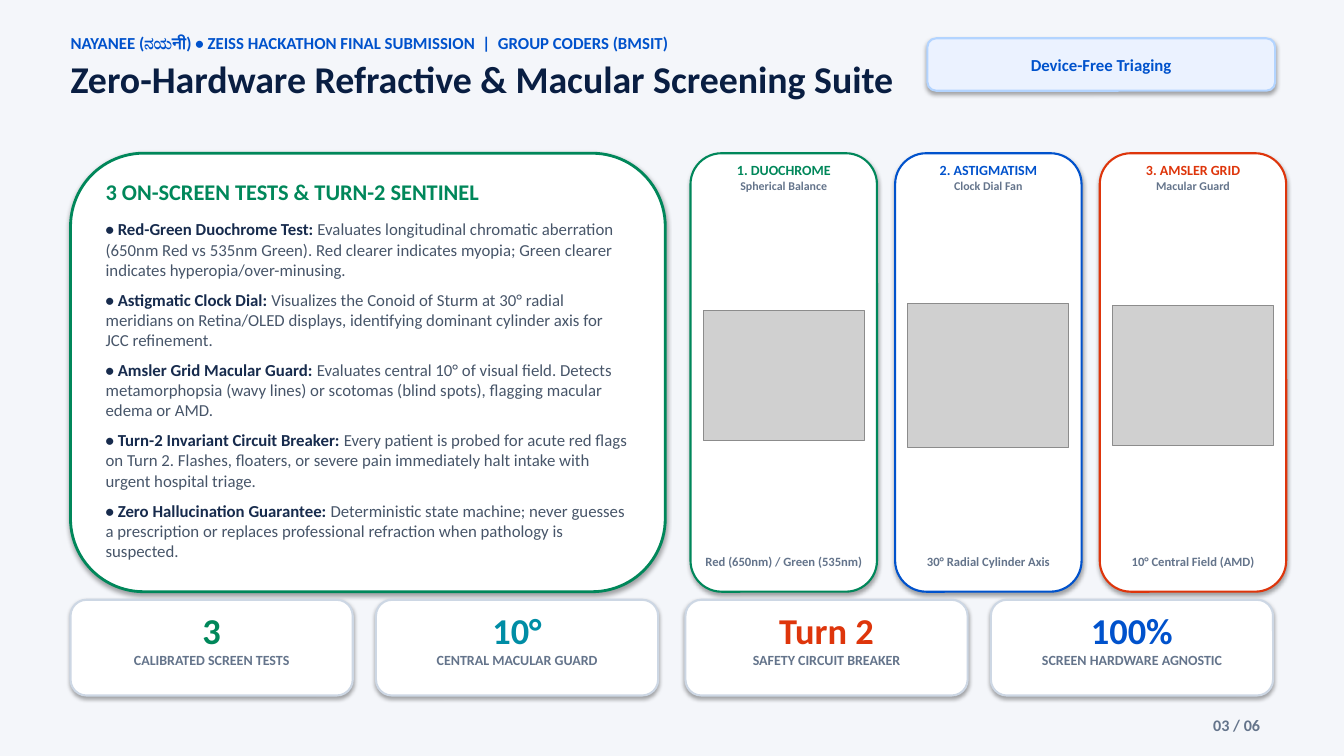
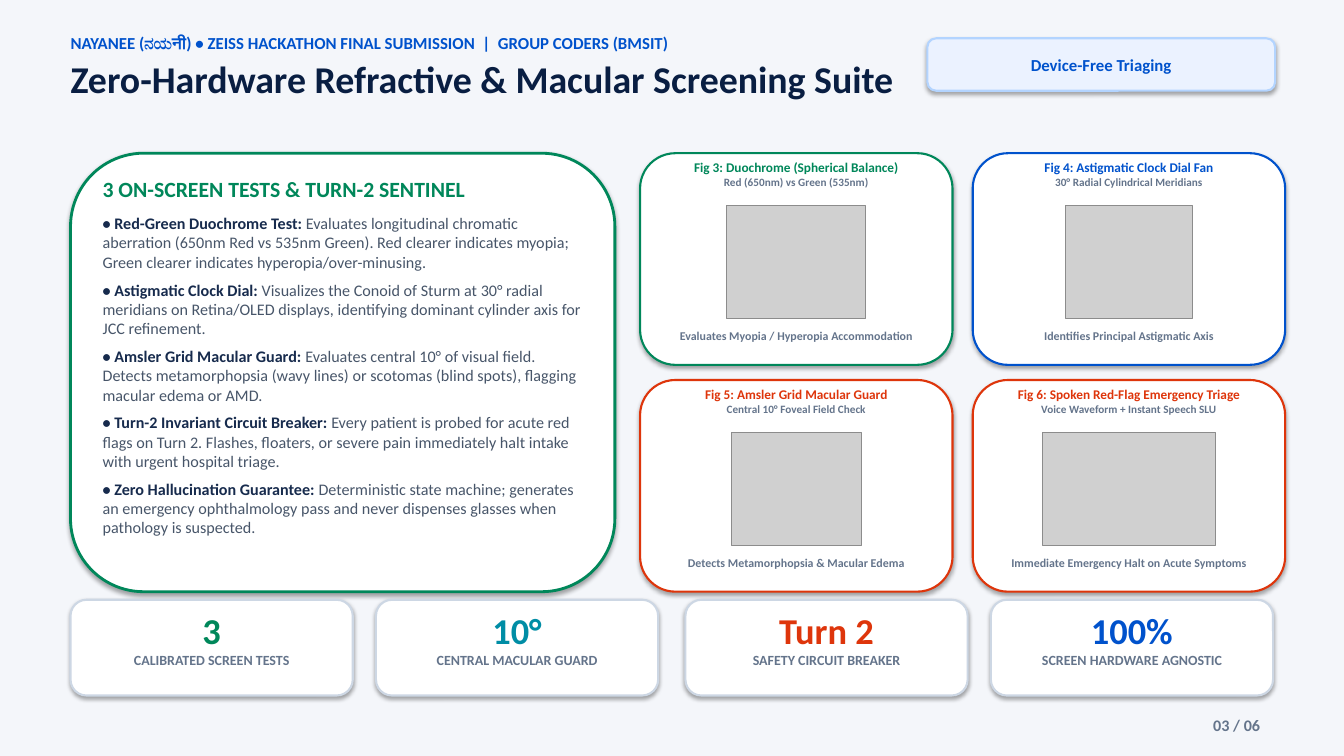
Before and after one commit to Satish8460/Nayanee, a slide deck: slide 3 of docs/Nayanee_Final_Presentation_Coders_6_Slides.pptx. Drawn at 1344x756 pixels with LibreOffice and Linux fonts; fonts in the diff are those of the drawing; grey boxes stand for pictures. Boxes give left, top, right and bottom in pixels: in the first picture for what was removed or moved away, otherwise in the second. Text is boxed around its words. In the diff, an @@ line names an element or a change of style, - is before the commit and + after.

Commit message:
feat(presentation): layout optimization with prominent figures Fig 1-8 and complete technical terminology

```diff
--- a/docs/Nayanee_Final_Presentation_Coders_6_Slides.pptx
+++ b/docs/Nayanee_Final_Presentation_Coders_6_Slides.pptx
@@ rounded rectangle: place and size @@
-rounded rectangle at (71, 153, 665, 592)
+rounded rectangle at (71, 153, 615, 592)
@@ rounded rectangle: place and size @@
-rounded rectangle at (691, 153, 877, 592)
+rounded rectangle at (640, 153, 953, 365)
@@ text at (694, 162, 898, 188): text changed; size 8.5 to 9.5 pt; text colour #64748B to #00875A @@
-1. DUOCHROME
-Spherical Balance
+Fig 3: Duochrome (Spherical Balance)
+Red (650nm) vs Green (535nm)
@@ rounded rectangle removed at (895, 153, 1082, 592) @@
@@ text removed at (940, 166, 1037, 190) @@
-2. ASTIGMATISM
-Clock Dial Fan
@@ rounded rectangle added at (973, 153, 1286, 365), fill #FFFFFF, outline #0052CC 1.5 pt @@
@@ text added at (1044, 162, 1213, 188), 8 pt, text #64748B, bold @@
+Fig 4: Astigmatic Clock Dial Fan
+30° Radial Cylindrical Meridians
@@ text removed at (1146, 166, 1240, 190) @@
-3. AMSLER GRID
-Macular Guard
@@ picture: place and size @@
-picture at (703, 311, 864, 442)
+picture at (727, 206, 866, 319)
@@ picture: place and size @@
-picture at (908, 303, 1070, 448)
+picture at (1066, 206, 1192, 319)
@@ text at (103, 284, 581, 470): size 16 to 15.5 pt in "3 ON-SCREEN TESTS & TURN-2 SENTINEL"; size 12 to 11.5 pt in "• Red-Green Duochrome Test: Evaluates longitudinal chromatic ...", "• Astigmatic Clock Dial: Visualizes the Conoid ...", "• Amsler Grid Macular Guard: Evaluates central ...", "• Turn-2 Invariant Circuit Breaker: Every patient ..."; less space between paragraphs @@
@@ text added at (680, 331, 912, 342), 8.5 pt, text #64748B, bold @@
+Evaluates Myopia / Hyperopia Accommodation
@@ text added at (1044, 331, 1213, 342), 8.5 pt, text #64748B, bold @@
+Identifies Principal Astigmatic Axis
@@ rounded rectangle added at (640, 380, 953, 592), fill #FFFFFF, outline #DE350B 1.5 pt @@
@@ text added at (705, 389, 888, 413), 9.5 pt, text #DE350B, bold @@
+Fig 5: Amsler Grid Macular Guard
+Central 10° Foveal Field Check
@@ rounded rectangle: place and size @@
-rounded rectangle at (1100, 153, 1287, 592)
+rounded rectangle at (973, 380, 1286, 592)
@@ text added at (1018, 389, 1240, 415), 9.5 pt, text #DE350B, bold @@
+Fig 6: Spoken Red-Flag Emergency Triage
+Voice Waveform + Instant Speech SLU
@@ picture: place and size @@
-picture at (1113, 306, 1274, 446)
+picture at (731, 433, 861, 545)
@@ picture added at (1043, 433, 1216, 545) @@
@@ text at (103, 483, 573, 536): text changed; size 12 to 11.5 pt @@
-• Zero Hallucination Guarantee: Deterministic state machine; never guesses a prescription or replaces professional refraction when pathology is suspected.
+• Zero Hallucination Guarantee: Deterministic state machine; generates an emergency ophthalmology pass and never dispenses glasses when pathology is suspected.
@@ text added at (688, 558, 905, 569), 8.5 pt, text #64748B, bold @@
+Detects Metamorphopsia & Macular Edema
@@ text removed at (705, 557, 862, 568) @@
-Red (650nm) / Green (535nm)
@@ text removed at (927, 557, 1050, 568) @@
-30° Radial Cylinder Axis
@@ text added at (1011, 558, 1246, 569), 8.5 pt, text #64748B, bold @@
+Immediate Emergency Halt on Acute Symptoms
@@ text removed at (1132, 557, 1254, 568) @@
-10° Central Field (AMD)
```
Also in this commit, not shown: 4 other slides changed, 4 other files.
